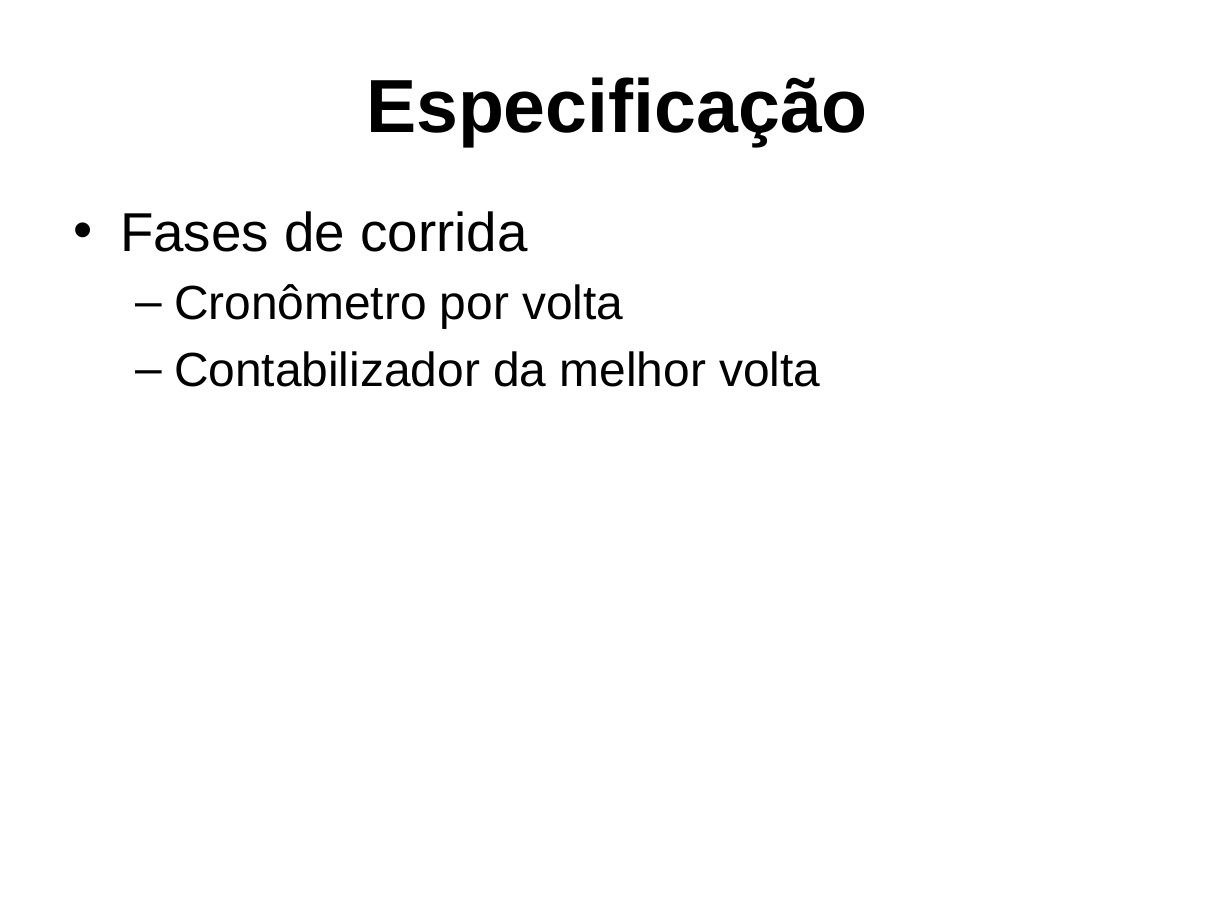
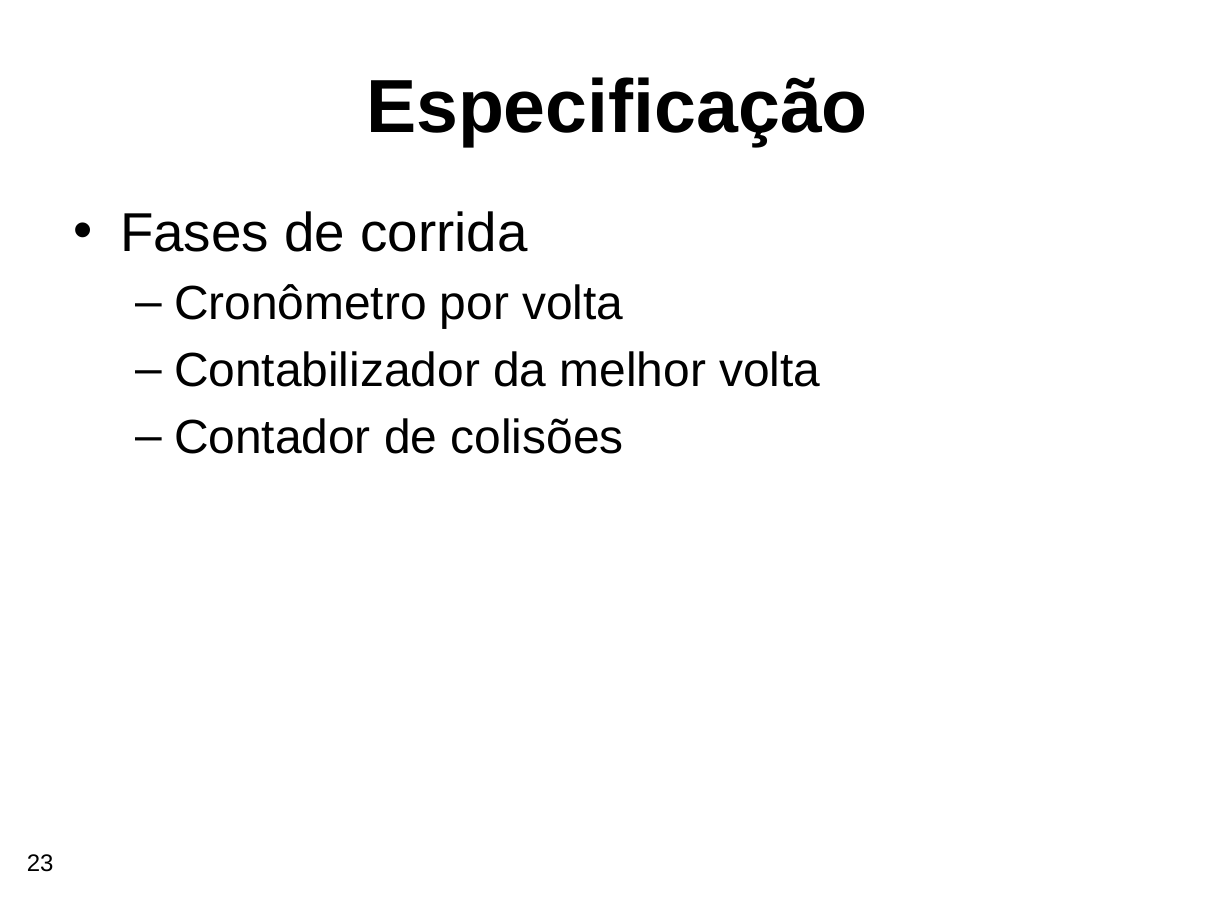
Before and after one commit to gustavobruder/furb-bcc-tcc-2026, a slide deck: slide 23 of Documentos/Apresentacao-TCC-BCC-GustavoBaroniBruder.pptx (slide 18 before the commit). Drawn at 1232x924 pixels with LibreOffice and Linux fonts; fonts in the diff are those of the drawing; background and template pictures are left out. Boxes give left, top, right and bottom in pixels: in the first picture for what was removed or moved away, otherwise in the second. Text is boxed around its words. In the diff, an @@ line names an element or a change of style, - is before the commit and + after.

```diff
--- a/Documentos/Apresentacao-TCC-BCC-GustavoBaroniBruder.pptx
+++ b/Documentos/Apresentacao-TCC-BCC-GustavoBaroniBruder.pptx
@@ text at [174,418,624,454]: paragraph added @@
+  – Contador de colisões
@@ page number added at [27,854,54,872], 14 pt, text #000000 @@
+23
```
Also in this commit, not shown: 27 other slides changed, 16 slides added, 3 slides removed, 1 other file.
